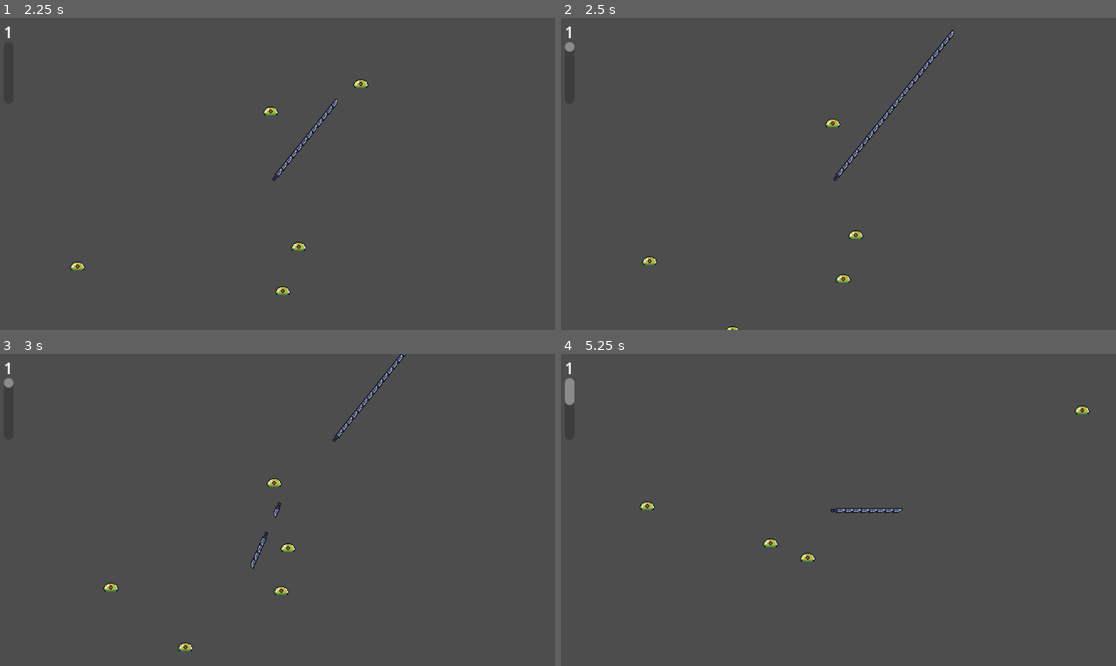
Above: before the commit, frames 1-4 (two rows, left to right).
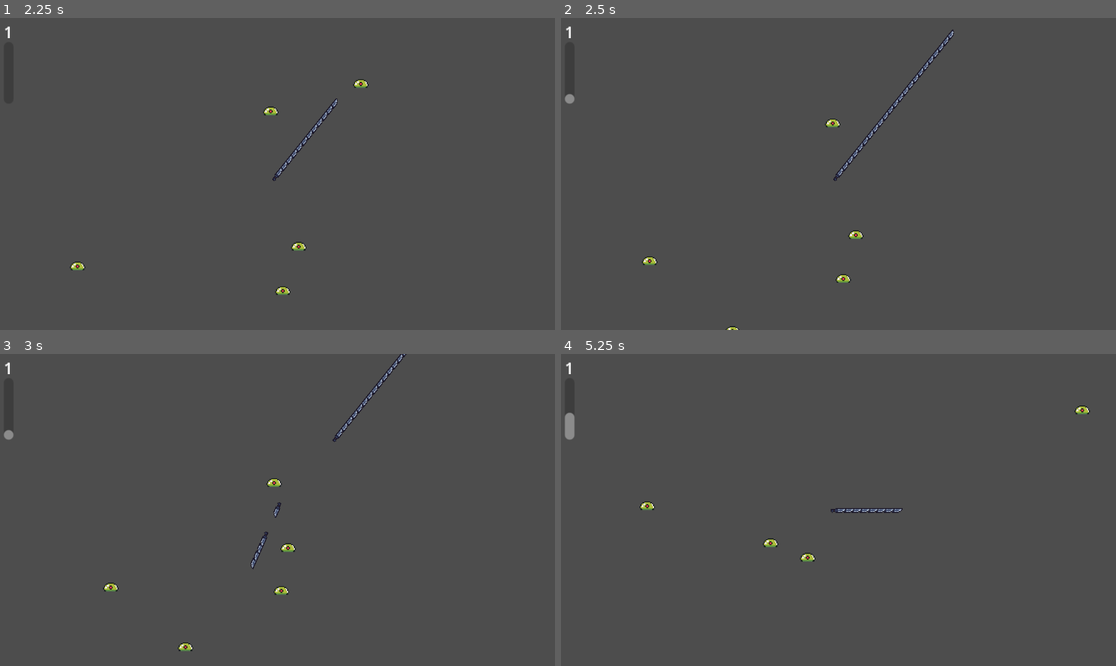
Above: after the commit, the same moments.

Repository: BenSidiAlessio/GameSurvivorGodot4
Game: Godot game, scene res://Scenes/World.tscn
Two runs of this game, one before a commit and one after it. Both use one fixed random seed, a clock stepped at 60 frames per second and the inputs below.
Inputs (mouse positions are in pixels of both pictures, inside the frame that each line leads up to):
- Up to frame 1 (2.25 s): move the mouse to (399, 158) at 0.52 s; press the mouse at (399, 158) at 0.53 s; move the mouse to (166, 189) at 1.27 s; release the mouse at (166, 189) at 1.28 s; click (166, 189) at 1.35 s; move the mouse to (333, 105) at 2.02 s; press the mouse at (333, 105) at 2.03 s
- Up to frame 2 (2.5 s): no input
- Up to frame 3 (3 s): move the mouse to (249, 572) at 2.77 s; release the mouse at (249, 572) at 2.78 s; click (249, 572) at 2.85 s
- Up to frame 4 (5.25 s): move the mouse to (1005, 556) at 3.52 s; press the mouse at (1005, 556) at 3.53 s; move the mouse to (672, 463) at 4.27 s; release the mouse at (672, 463) at 4.28 s; click (672, 463) at 4.35 s; move the mouse to (866, 510) at 5.02 s; press the mouse at (866, 510) at 5.03 s

Frame 1 is identical in both runs. In frame 2, less than 0.1% of the frame differs, in the area x 0-3%, y 7-28%; in frame 3, less than 0.1%; in frame 4, 0.3%.

Commit message:
world exp formula
added a first simple level up world formula for killing mobs

Diff:
--- a/noescape/Scenes/World.tscn
+++ b/noescape/Scenes/World.tscn
@@ -41,6 +41,8 @@
 offset_right = -210.0
 offset_bottom = -127.0
 rotation = 1.5708
+max_value = 10.0
+fill_mode = 1
 show_percentage = false
 script = ExtResource("4_pfr82")
 
@@ -49,6 +51,7 @@
 top_level = true
 light_mask = 0
 visibility_layer = 4
+layout_mode = 0
 offset_left = -284.0
 offset_top = -159.0
 offset_right = -265.0
--- a/noescape/Scripts/green_slime.gd
+++ b/noescape/Scripts/green_slime.gd
@@ -3,10 +3,11 @@
 
 var health = 10
 var speed = 3000
-var worldLevelExp = 10
+var worldLevelExp = 1
 
 @onready var Knife = get_node("/root/World/Knife")
 @onready var WorldLevelBar = get_node("/root/World/Knife/Camera2D/WorldLevelBar")
+
 func _physics_process(delta: float) -> void:
 	velocity = global_position.direction_to(Knife.global_position) * speed * delta
 	move_and_slide()
--- a/noescape/Scripts/world_level.gd
+++ b/noescape/Scripts/world_level.gd
@@ -13,5 +13,5 @@
 
 
 func levelUp(levelToAdd):
-	worldLevel += levelToAdd
+	worldLevel = levelToAdd
 	set_text(str(worldLevel))
--- a/noescape/Scripts/world_level_bar.gd
+++ b/noescape/Scripts/world_level_bar.gd
@@ -1,11 +1,11 @@
 extends ProgressBar
 
 @onready var worldLevel = %WorldLevel
-
+var level : int = 1
 # Called when the node enters the scene tree for the first time.
 func _ready() -> void:
-	pass # Replace with function body.
-
+	max_value = 10*level
+	value = 0
 
 # Called every frame. 'delta' is the elapsed time since the previous frame.
 func _process(delta: float) -> void:
@@ -14,6 +14,10 @@
 
 func riseLevel(expPoint):
 	value += expPoint
+	print(value)
 	if value == max_value:
-		value = 0
-		worldLevel.levelUp(1)
+		value = value-max_value
+		level += 1
+		max_value = 10*level
+		print(max_value)
+		worldLevel.levelUp(level)
